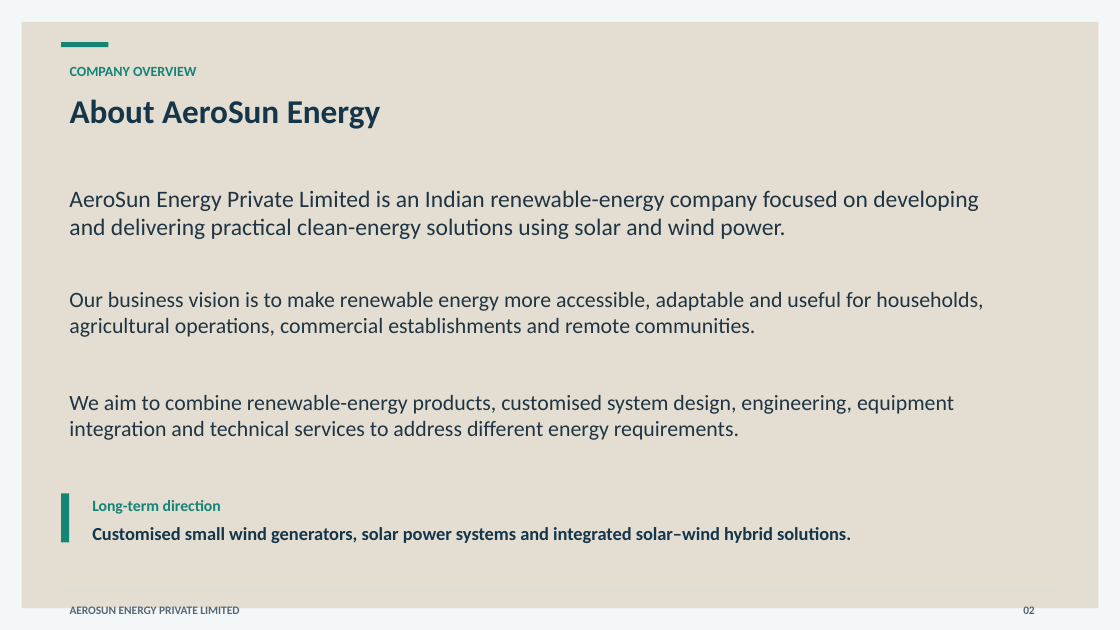
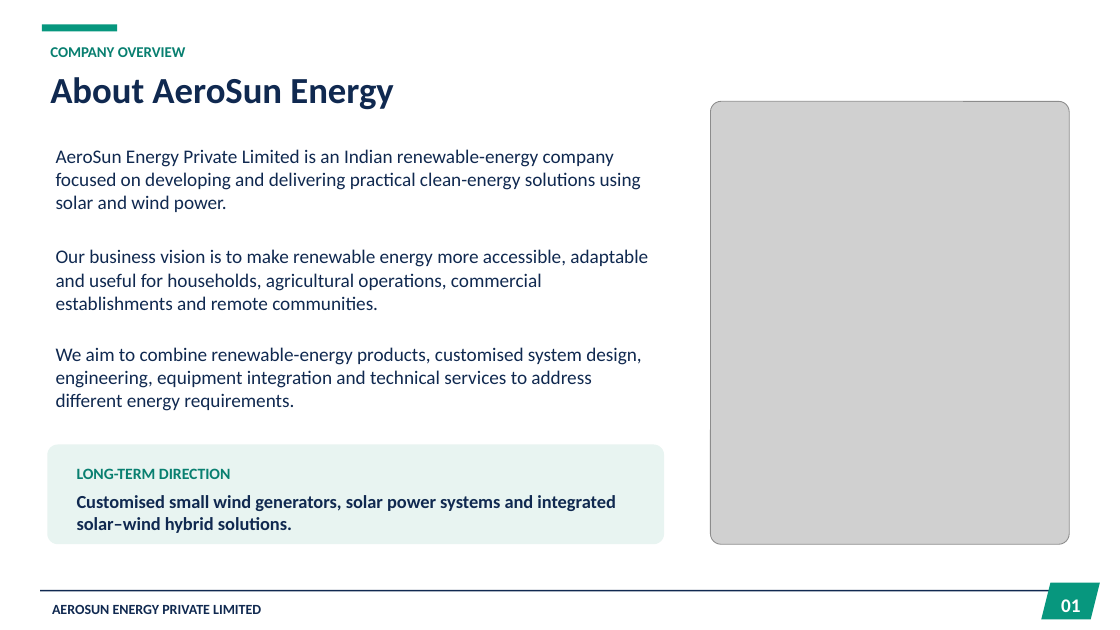
Before and after one commit to vulchivijay/AeroSunEnergy, a slide deck: slide 2 of public/Company-Profile.pptx. Drawn at 1120x630 pixels with LibreOffice and Linux fonts; fonts in the diff are those of the drawing; grey boxes stand for pictures. Boxes give left, top, right and bottom in pixels: in the first picture for what was removed or moved away, otherwise in the second. Text is boxed around its words. In the diff, an @@ line names an element or a change of style, - is before the commit and + after.

Commit message:
feat: add site manifest and favicon images; create navigation utility
- Added a site manifest file for AeroSun Energy to enhance PWA capabilities.
- Introduced a new navigation utility to identify production coming soon links.
- Included various favicon images in multiple sizes for better branding.
- Added a company profile PDF and updated the existing PowerPoint presentation.

```diff
--- a/public/Company-Profile.pptx
+++ b/public/Company-Profile.pptx
@@ background #F4F7F8 to #FFFFFF @@
@@ rectangle removed at (22,22,1099,608) @@
@@ rectangle: place and size @@
-rectangle at (61,42,108,47)
+rectangle at (42,24,118,31)
@@ rectangle at (42,24,118,31): fill #148477 to #07977E @@
@@ text "COMPANY OVERVIEW": place and size @@
-text "COMPANY OVERVIEW" at (70,67,196,76)
+text "COMPANY OVERVIEW" at (50,47,186,57)
@@ text "COMPANY OVERVIEW" at (50,47,186,57): size 12 to 12.8 pt, text colour #148477 to #087F70 @@
@@ text "About AeroSun Energy": place and size @@
-text "About AeroSun Energy" at (70,99,380,129)
+text "About AeroSun Energy" at (50,77,393,110)
@@ text "About AeroSun Energy" at (50,77,393,110): size 28.5 to 31.5 pt, text colour #15354A to #102950 @@
@@ picture added at (711,102,1070,544) @@
@@ text "AeroSun Energy Private Limited is ...": place and size @@
-text "AeroSun Energy Private Limited is ..." at (69,190,979,239)
+text "AeroSun Energy Private Limited is ..." at (56,149,641,212)
@@ text "AeroSun Energy Private Limited is ..." at (56,149,641,212): size 20.2 to 16.5 pt, text colour #203443 to #102950 @@
@@ text "Our business vision is to ...": place and size @@
-text "Our business vision is to ..." at (69,292,983,337)
+text "Our business vision is to ..." at (56,249,648,310)
@@ text "Our business vision is to ..." at (56,249,648,310): size 18.8 to 16.5 pt, text colour #203443 to #102950 @@
@@ text "We aim to combine renewable-energy ..." at (56,347,641,411): size 18.8 to 16.5 pt, text colour #203443 to #102950 @@
@@ text "We aim to combine renewable-energy ...": place and size @@
-text "We aim to combine renewable-energy ..." at (69,395,954,440)
+text "We aim to combine renewable-energy ..." at (56,347,641,411)
@@ rounded rectangle added at (47,444,664,544), fill #E8F4F1 @@
@@ text at (77,468,231,479): text changed; text colour #148477 to #087F70 @@
-Long-term direction
+LONG-TERM DIRECTION
@@ rectangle removed at (61,494,69,543) @@
@@ text "Customised small wind generators, solar ...": place and size @@
-text "Customised small wind generators, solar ..." at (92,527,851,543)
+text "Customised small wind generators, solar ..." at (77,495,615,533)
@@ text "Customised small wind generators, solar ..." at (77,495,615,533): text colour #15354A to #102950 @@
@@ rectangle: place and size @@
-rectangle at (61,591,1060,592)
+rectangle at (40,590,1069,592)
@@ rectangle at (40,590,1069,592): fill #D6E0E4 to #102950 @@
@@ text "AEROSUN ENERGY PRIVATE LIMITED": place and size @@
-text "AEROSUN ENERGY PRIVATE LIMITED" at (70,606,239,614)
+text "AEROSUN ENERGY PRIVATE LIMITED" at (52,605,261,614)
@@ text "AEROSUN ENERGY PRIVATE LIMITED" at (52,605,261,614): size 9.8 to 12 pt, text colour #546775 to #102950 @@
@@ parallelogram added at (1042,583,1101,620), fill #07977E @@
@@ text added at (1061,599,1080,612), 16.5 pt, text #FFFFFF, bold @@
+01
@@ text removed at (1023,606,1035,614) @@
-02
```
Also in this commit, not shown: 11 other slides changed, 4 slides added, 34 other files.
